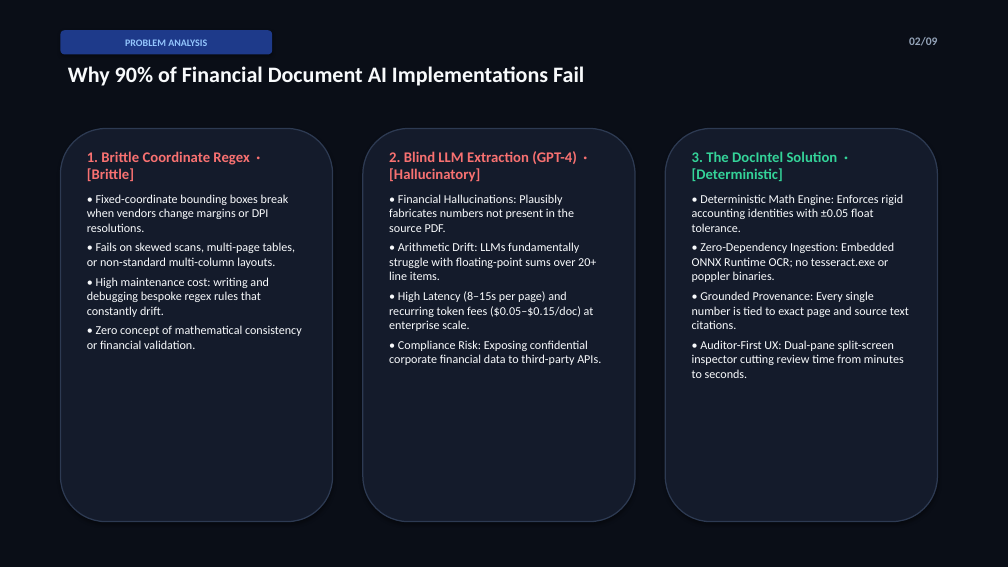
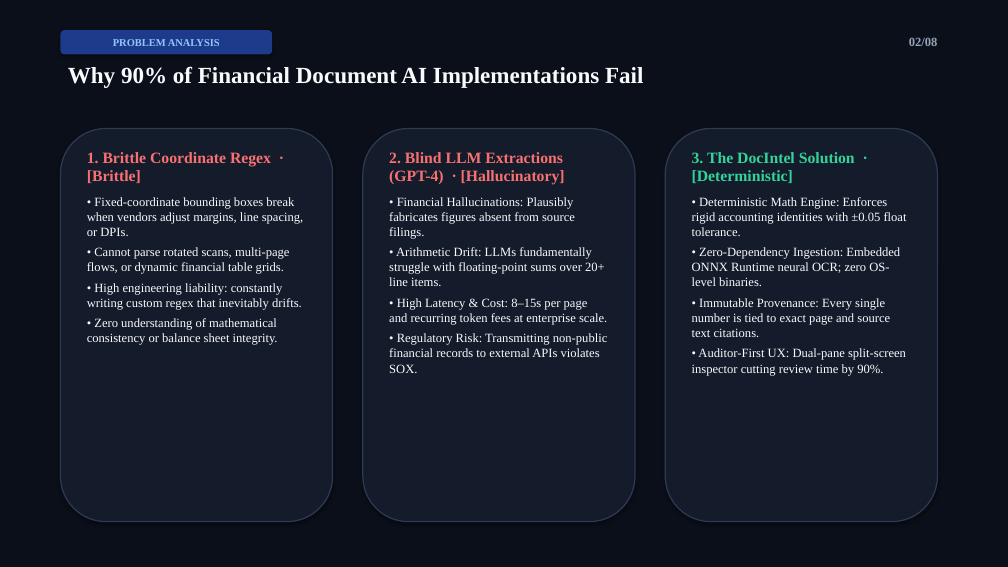
Before and after one commit to swathikarunakaran11-bit/doc-intel-financial-platform, a slide deck: slide 2 of DocIntel_Development_Approach.pptx. Drawn at 1008x567 pixels with LibreOffice and Linux fonts; fonts in the diff are those of the drawing. Boxes give left, top, right and bottom in pixels: in the first picture for what was removed or moved away, otherwise in the second. Text is boxed around its words. In the diff, an @@ line names an element or a change of style, - is before the commit and + after.

Commit message:
style: set typography to Times New Roman across presentation assets

```diff
--- a/DocIntel_Development_Approach.pptx
+++ b/DocIntel_Development_Approach.pptx
@@ rectangle at (0,0,1008,567): fill #0A0E17 to #0B0F19 @@
@@ rounded rectangle "PROBLEM ANALYSIS" at (60,30,272,54): size 9.5 to 10 pt, font Calibri to Times New Roman @@
@@ text "Why 90% of Financial Document ..." at (68,66,643,88): size 21 to 22 pt, font Calibri to Times New Roman @@
@@ text at (909,37,938,46): text changed; size 11 to 12 pt; font Calibri to Times New Roman @@
-02/09
+02/08
@@ text at (87,152,271,183): size 14 to 15 pt, font Calibri to Times New Roman in "1. Brittle Coordinate Regex · [Brittle]" @@
@@ text at (389,152,575,239): text changed; size 11.5 to 12 pt; font Calibri to Times New Roman @@
-2. Blind LLM Extraction (GPT-4) · [Hallucinatory]
-• Financial Hallucinations: Plausibly fabricates numbers not present in the source PDF.
+2. Blind LLM Extractions (GPT-4) · [Hallucinatory]
+• Financial Hallucinations: Plausibly fabricates figures absent from source filings.
@@ text at (692,152,907,236): size 14 to 15 pt in "3. The DocIntel Solution · [Deterministic]"; font Calibri to Times New Roman in "3. The DocIntel Solution · [Deterministic]", "• Deterministic Math Engine: Enforces rigid accounting ..."; size 11.5 to 12 pt in "• Deterministic Math Engine: Enforces rigid accounting ..." @@
@@ text at (87,197,304,345): text changed; size 11.5 to 12 pt; font Calibri to Times New Roman @@
-• Fixed-coordinate bounding boxes break when vendors change margins or DPI resolutions.
-• Fails on skewed scans, multi-page tables, or non-standard multi-column layouts.
-• High maintenance cost: writing and debugging bespoke regex rules that constantly drift.
-• Zero concept of mathematical consistency or financial validation.
+• Fixed-coordinate bounding boxes break when vendors adjust margins, line spacing, or DPIs.
+• Cannot parse rotated scans, multi-page flows, or dynamic financial table grids.
+• High engineering liability: constantly writing custom regex that inevitably drifts.
+• Zero understanding of mathematical consistency or balance sheet integrity.
@@ text at (389,247,605,286): size 11.5 to 12 pt, font Calibri to Times New Roman in "• Arithmetic Drift: LLMs fundamentally struggle with ..." @@
@@ text at (692,247,906,376): text changed; size 11.5 to 12 pt; font Calibri to Times New Roman @@
-• Zero-Dependency Ingestion: Embedded ONNX Runtime OCR; no tesseract.exe or poppler binaries.
-• Grounded Provenance: Every single number is tied to exact page and source text citations.
-• Auditor-First UX: Dual-pane split-screen inspector cutting review time from minutes to seconds.
+• Zero-Dependency Ingestion: Embedded ONNX Runtime neural OCR; zero OS-level binaries.
+• Immutable Provenance: Every single number is tied to exact page and source text citations.
+• Auditor-First UX: Dual-pane split-screen inspector cutting review time by 90%.
@@ text at (389,298,607,373): text changed; size 11.5 to 12 pt; font Calibri to Times New Roman @@
-• High Latency (8–15s per page) and recurring token fees ($0.05–$0.15/doc) at enterprise scale.
-• Compliance Risk: Exposing confidential corporate financial data to third-party APIs.
+• High Latency & Cost: 8–15s per page and recurring token fees at enterprise scale.
+• Regulatory Risk: Transmitting non-public financial records to external APIs violates SOX.
```
Also in this commit, not shown: 7 other slides changed, 1 slide removed, 2 other files.
